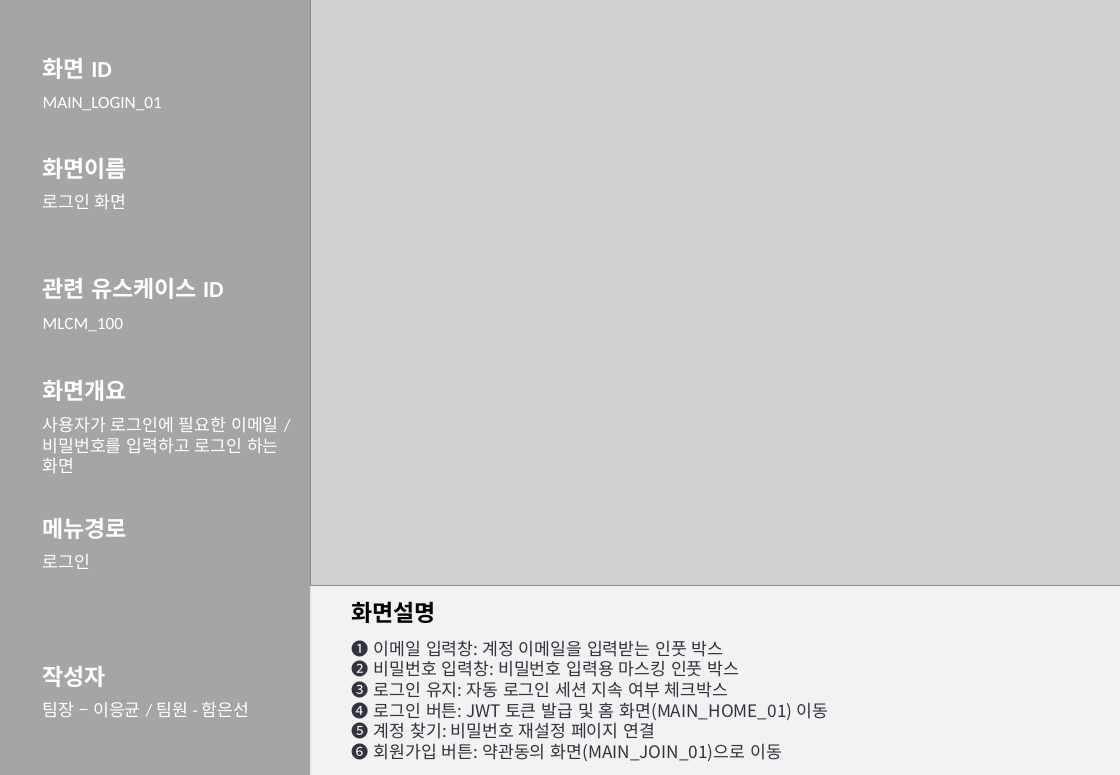
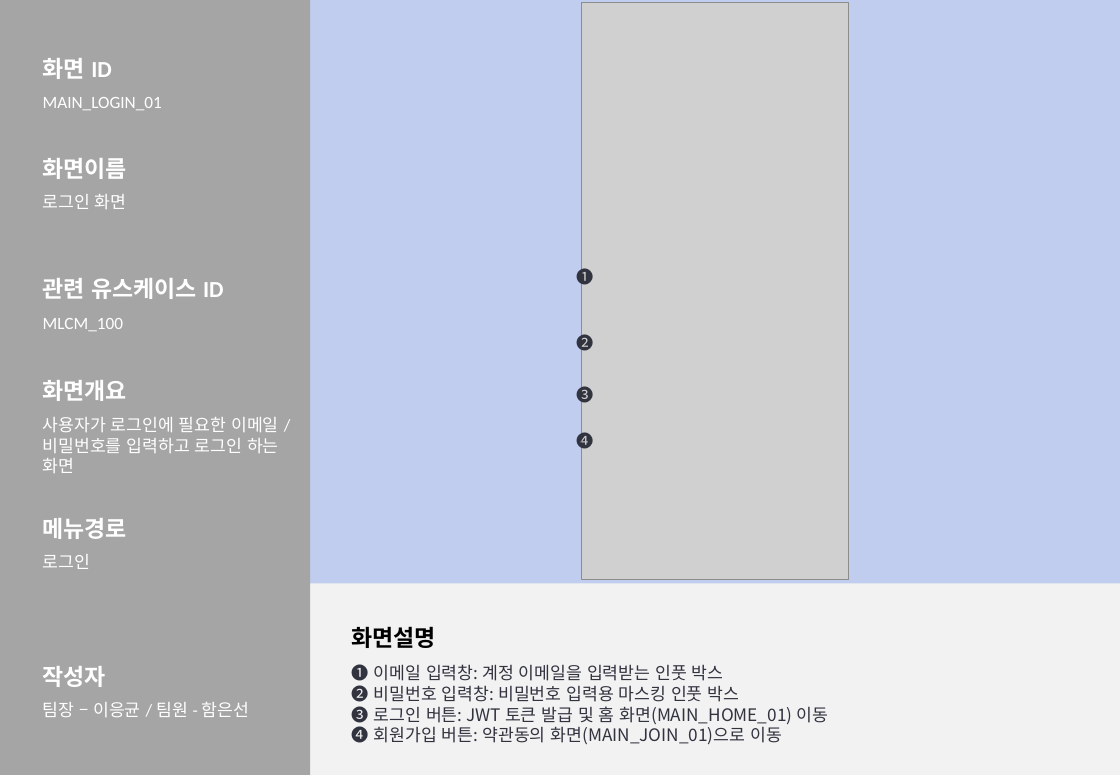
Before and after one commit to 2026-SMHRD-KDT-HealthCare-5/lisn, a slide deck: slide 7 of Documents/화면설계서_귀기울임.pptx. Drawn at 1120x775 pixels with LibreOffice and Linux fonts; fonts in the diff are those of the drawing; grey boxes stand for pictures. Boxes give left, top, right and bottom in pixels: in the first picture for what was removed or moved away, otherwise in the second. Text is boxed around its words. In the diff, an @@ line names an element or a change of style, - is before the commit and + after.

Commit message:
docs: 화면설계서 최신본 반영 - 슬라이드 12장에서 15장으로 확장

```diff
--- a/Documents/화면설계서_귀기울임.pptx
+++ b/Documents/화면설계서_귀기울임.pptx
@@ background #FFFFFF to #C0CDEF @@
@@ picture removed at box(310, 0, 1120, 586) @@
@@ picture added at box(582, 2, 849, 580) @@
@@ text added at box(577, 265, 594, 288), 12 pt, text #31333F @@
+❶
@@ text added at box(577, 331, 594, 354), 12 pt, text #31333F @@
+❷
@@ text added at box(577, 383, 594, 406), 12 pt, text #31333F @@
+❸
@@ text added at box(577, 430, 594, 453), 12 pt, text #31333F @@
+❹
@@ text "화면설명": place and size @@
-text "화면설명" at box(352, 601, 436, 623)
+text "화면설명" at box(352, 626, 436, 648)
@@ text "화면설명" at box(352, 626, 436, 648): font Calibri to Noto Sans CJK KR @@
@@ text "❶ 이메일 입력창: 계정 이메일을 ...": place and size @@
-text "❶ 이메일 입력창: 계정 이메일을 ..." at box(352, 637, 829, 763)
+text "❶ 이메일 입력창: 계정 이메일을 ..." at box(352, 662, 829, 747)
@@ text at box(352, 703, 829, 747): text changed @@
-❸ 로그인 유지: 자동 로그인 세션 지속 여부 체크박스
-❹ 로그인 버튼: JWT 토큰 발급 및 홈 화면(MAIN_HOME_01) 이동
-❺ 계정 찾기: 비밀번호 재설정 페이지 연결
-❻ 회원가입 버튼: 약관동의 화면(MAIN_JOIN_01)으로 이동
+❸ 로그인 버튼: JWT 토큰 발급 및 홈 화면(MAIN_HOME_01) 이동
+❹ 회원가입 버튼: 약관동의 화면(MAIN_JOIN_01)으로 이동
```
Also in this commit, not shown: 7 other slides changed, 3 slides added.
